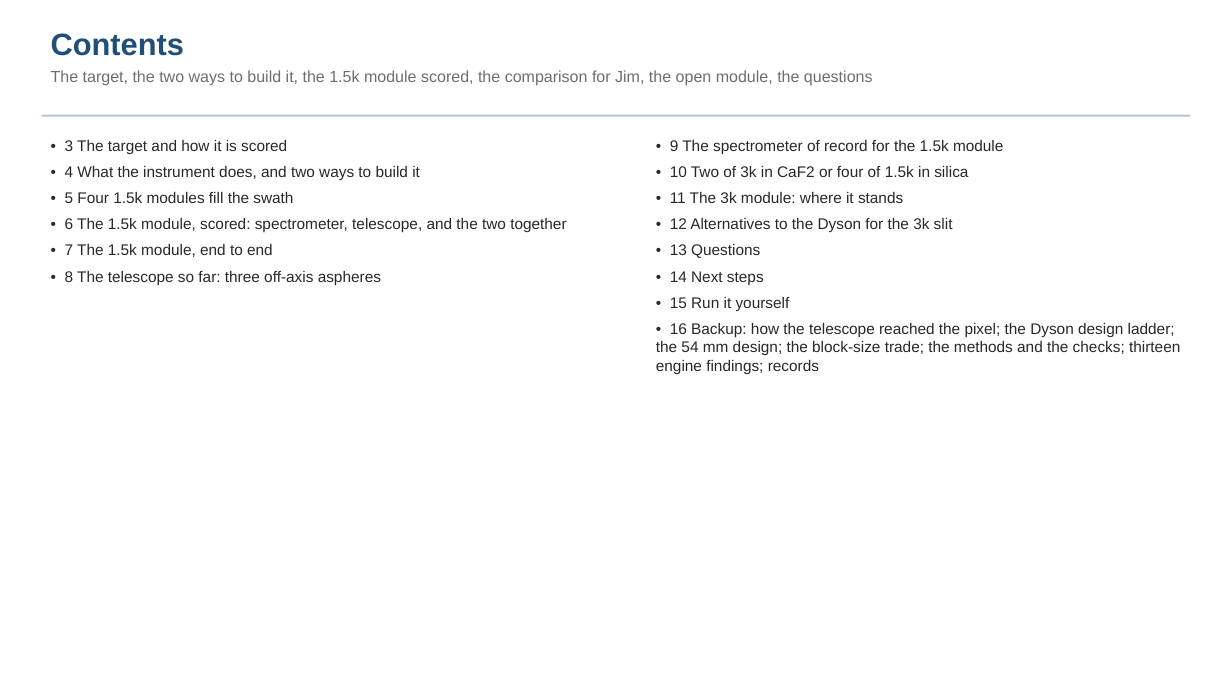
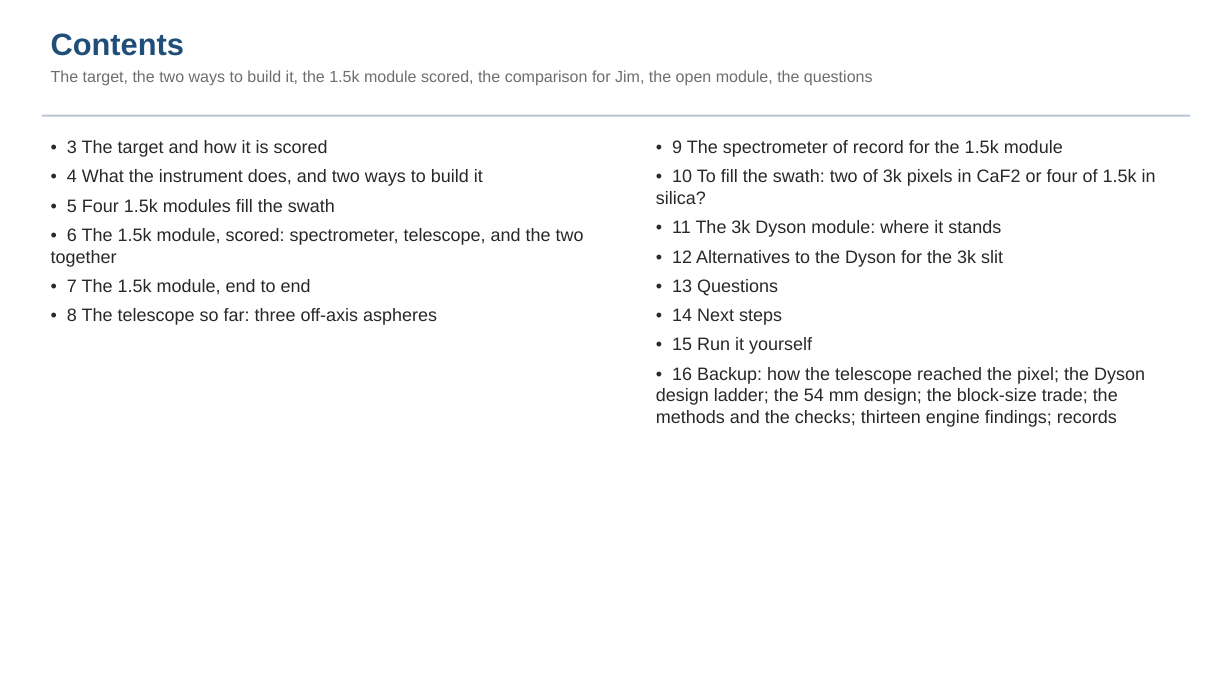
Before and after one commit to nasa-jpl/macos, a slide deck: slide 2 of demo_session/deck_dyson_record.pptx. Drawn at 1232x693 pixels with LibreOffice and Linux fonts; fonts in the diff are those of the drawing. Boxes give left, top, right and bottom in pixels: in the first picture for what was removed or moved away, otherwise in the second. Text is boxed around its words. In the diff, an @@ line names an element or a change of style, - is before the commit and + after.

```diff
--- a/demo_session/deck_dyson_record.pptx
+++ b/demo_session/deck_dyson_record.pptx
@@ text "• 3 The target and ..." at (x1=51, y1=140, x2=584, y2=325): size 12 to 14 pt @@
@@ text at (x1=656, y1=140, x2=1145, y2=427): size 12 to 14 pt in "• 9 The spectrometer of record for ...", "• 12 Alternatives to the Dyson for ...", "• 13 Questions", "• 14 Next steps" and 2 more places @@
@@ text at (x1=656, y1=169, x2=1156, y2=237): text changed; size 12 to 14 pt @@
-• 10 Two of 3k in CaF2 or four of 1.5k in silica
-• 11 The 3k module: where it stands
+• 10 To fill the swath: two of 3k pixels in CaF2 or four of 1.5k in silica?
+• 11 The 3k Dyson module: where it stands
```
Also in this commit, not shown: 7 other slides changed, 2 other files.
